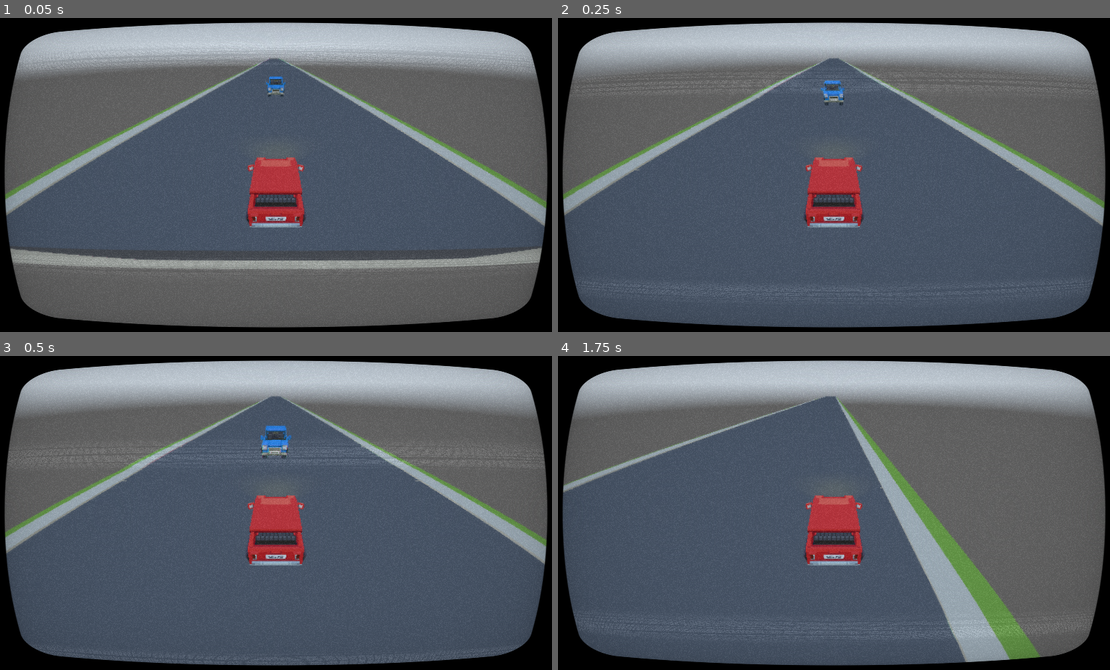
Above: before the commit, frames 1-4 (two rows, left to right).
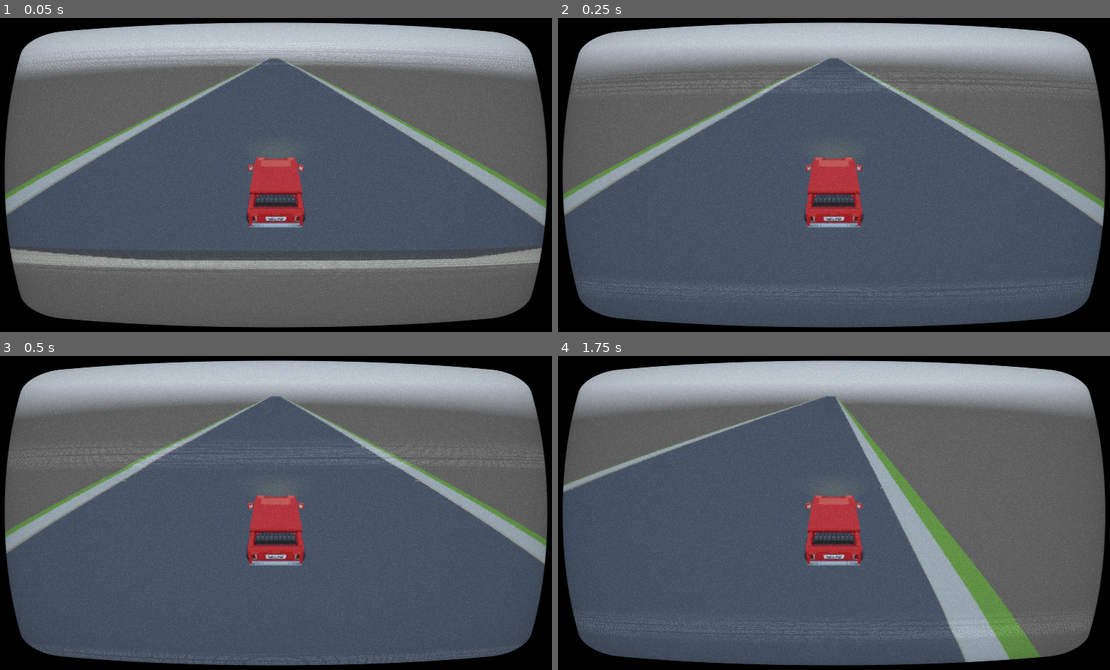
Above: after the commit, the same moments.

Repository: Calverin/Radio-Rideshare
Game: Godot game, scene res://Scenes/root.tscn
Same seed, same stepped clock (60 frames per second), same inputs: the game is played once before the commit and once after it. A sky picture missing from this copy of the repository is replaced by a grey-blue gradient.
Inputs:
- Up to frame 1 (0.05 s): no input
- Up to frame 2 (0.25 s): no input
- Up to frame 3 (0.5 s): no input
- Up to frame 4 (1.75 s): tap Enter (ui_accept) at 0.5, 0.77, 1.52 s; hold , (quick_right) 0.53-1.28 s; hold Down (ui_down) from 1.28 s (still down)

The runs differ from the first frame. In frame 1, 0.2% of the frame differs, in the area x 48-52%, y 18-26%; in frame 2, 0.2%; in frame 3, 0.4%, in the area x 47-53%, y 22-33%; in frame 4, nothing differs.

Commit message:
Removed the temp file for a parked car to test collisions.
Also removed from root to clean up space.

Diff:
--- a/Scenes/parked_car_test.gd
+++ /dev/null
@@ -1,14 +0,0 @@
-extends Area3D
-
-@onready var lanes: int = $"../Road".lane_count
-var current_lane: int
-
-# Called when the node enters the scene tree for the first time.
-func _ready():
-	current_lane = ceilf(lanes / 2.0)
-	position.x = current_lane * 10
-
-
-# Called every frame. 'delta' is the elapsed time since the previous frame.
-func _process(delta):
-	pass
--- a/Scenes/root.tscn
+++ b/Scenes/root.tscn
@@ -1,11 +1,9 @@
-[gd_scene load_steps=36 format=4 uid="uid://bp3hb20j374vw"]
+[gd_scene load_steps=34 format=4 uid="uid://bp3hb20j374vw"]
 
 [ext_resource type="Texture2D" uid="uid://n705qg6hd6ob" path="res://Assets/Skybox/skybox.exr" id="1_hh7ij"]
 [ext_resource type="PackedScene" uid="uid://j3un3pk121r3" path="res://Scenes/road.tscn" id="2_7cmc6"]
 [ext_resource type="PackedScene" uid="uid://c1klncb1e6jt8" path="res://Scenes/car.tscn" id="2_f441o"]
 [ext_resource type="Material" uid="uid://e58sm3dscnsb" path="res://Assets/Shaders/crt_shader.material" id="2_lb5jy"]
-[ext_resource type="PackedScene" uid="uid://c6albpaee00ao" path="res://Scenes/parked_car.tscn" id="5_6exw0"]
-[ext_resource type="Script" path="res://Scenes/parked_car_test.gd" id="6_ln1qn"]
 
 [sub_resource type="PanoramaSkyMaterial" id="PanoramaSkyMaterial_ciel5"]
 panorama = ExtResource("1_hh7ij")
@@ -609,7 +607,3 @@
 [node name="Road" parent="Shader/World" instance=ExtResource("2_7cmc6")]
 transform = Transform3D(1, 0, 0, 0, 1, 0, 0, 0, 1, 0, -3.1, 0)
 mesh_library = SubResource("MeshLibrary_iwnud")
-
-[node name="ParkedCar" parent="Shader/World" instance=ExtResource("5_6exw0")]
-transform = Transform3D(-1.25, 0, -1.09278e-07, 0, 1.25, 0, 1.09278e-07, 0, -1.25, -0.137815, 0, -30.5999)
-script = ExtResource("6_ln1qn")
Not shown: 12 places in Scenes/root.tscn that only renumber resources
